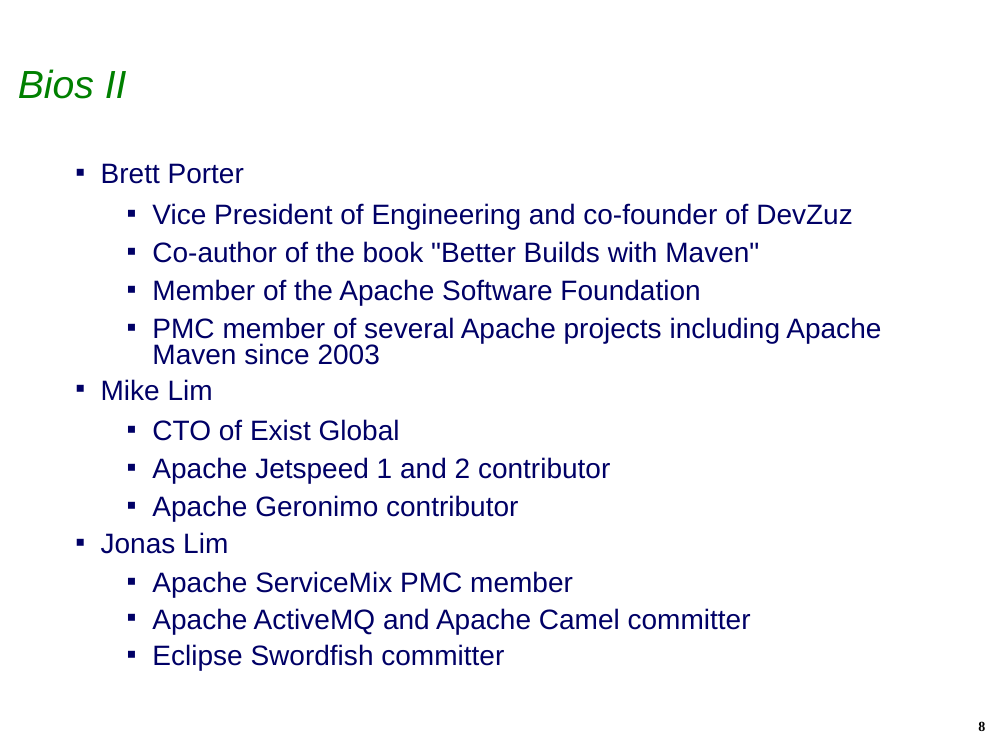
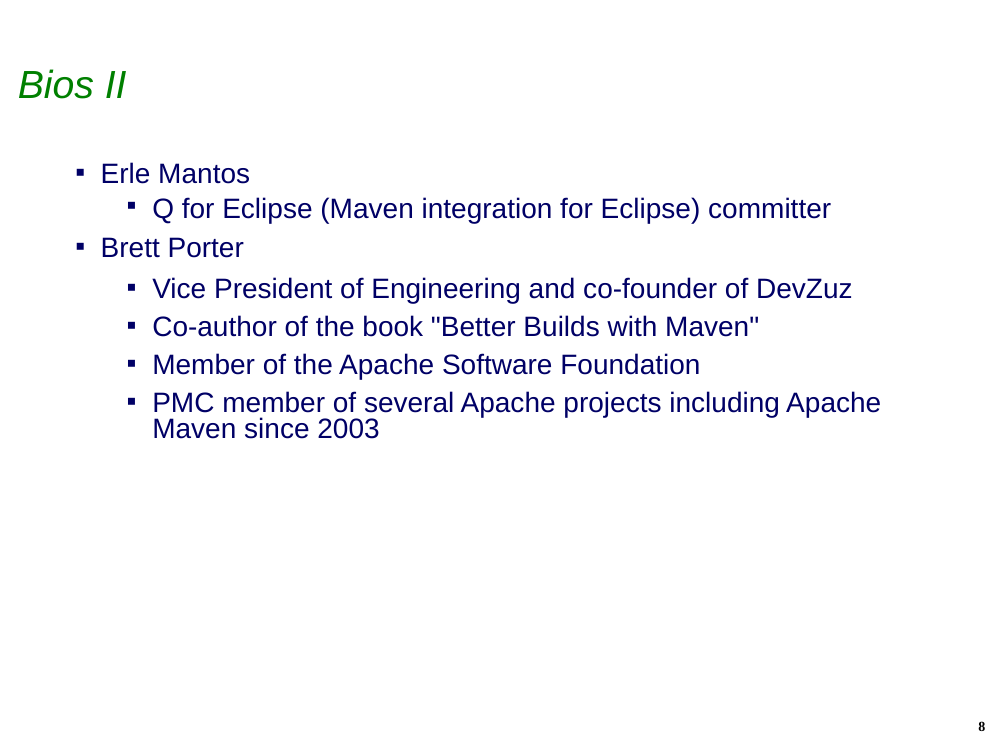
Before and after one commit to isabella232/q4e, a slide deck: slide 8 of docs/EclipseIAMCreationReview.ppt. Drawn at 1008x756 pixels with LibreOffice and Linux fonts; fonts in the diff are those of the drawing; background and template pictures are left out. Boxes give left, top, right and bottom in pixels: in the first picture for what was removed or moved away, otherwise in the second. Text is boxed around its words. In the diff, an @@ line names an element or a change of style, - is before the commit and + after.

```diff
--- a/docs/EclipseIAMCreationReview.ppt
+++ b/docs/EclipseIAMCreationReview.ppt
@@ text at box(101, 162, 831, 223): paragraphs added @@
+▪ Erle Mantos
+  ▪ Q for Eclipse (Maven integration for Eclipse) committer
@@ text at box(152, 277, 881, 439): indent changed @@
@@ text at box(101, 379, 751, 670): paragraphs removed @@
-▪ Mike Lim
-  ▪ CTO of Exist Global
-  ▪ Apache Jetspeed 1 and 2 contributor
-  ▪ Apache Geronimo contributor
-▪ Jonas Lim
-  ▪ Apache ServiceMix PMC member
-  ▪ Apache ActiveMQ and Apache Camel committer
-  ▪ Eclipse Swordfish committer
```
Also in this commit, not shown: 8 other slides changed.
